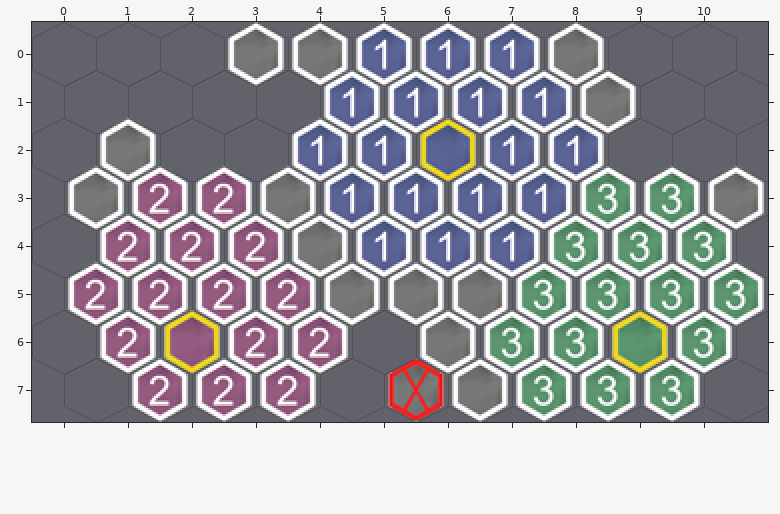
One commit to this Tiled map: wip/map3.tmx. Above: the version before the commit.
Cells are 32x32 px. Hexagonal. Every second row is shifted by half a cell. Shown: x 0..10, y 0..7.
The result:
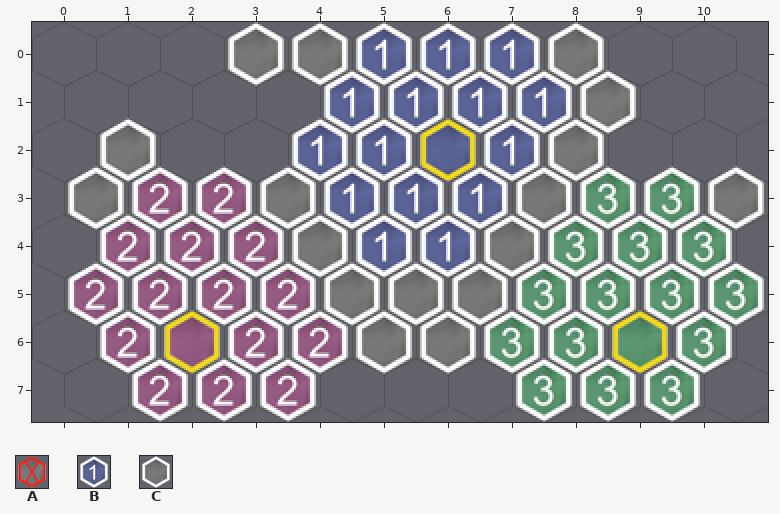
Key: from "map": A 0 "blocker", B 2 "zone1_tile", C 7 "neutral".
_ is an empty cell.
Difference:
Layer "Tile Layer 1":
y 2: x 8 B -> C
y 3..4: x 7 B -> C
y 6: x 5 _ -> C
y 7: x 5..6 AC -> __
Changed places in both pictures, as pixel boxes (x1, y1, x2, y2):
changed: (490, 124, 598, 272)
changed: (356, 310, 508, 422)
